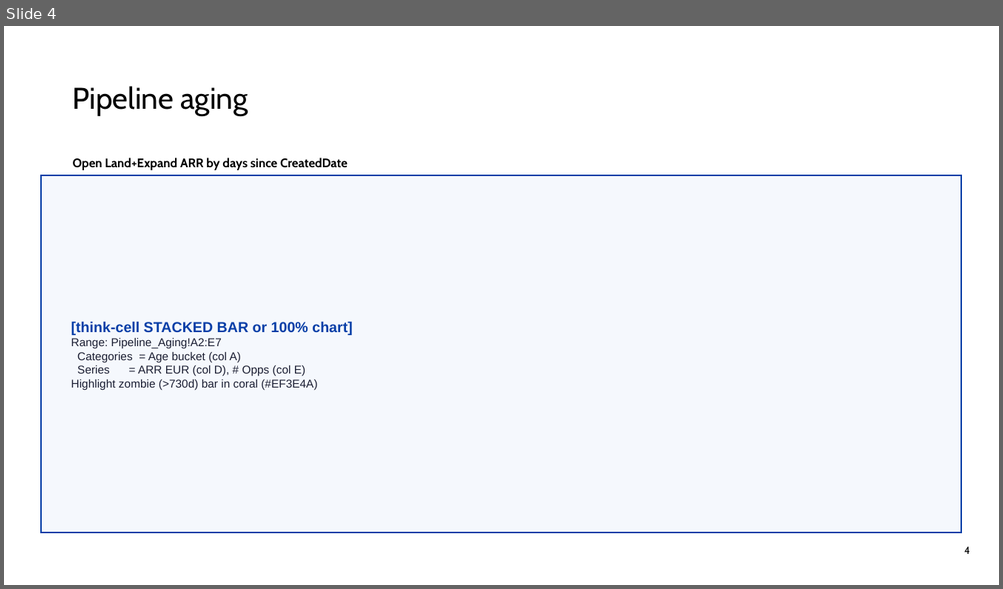
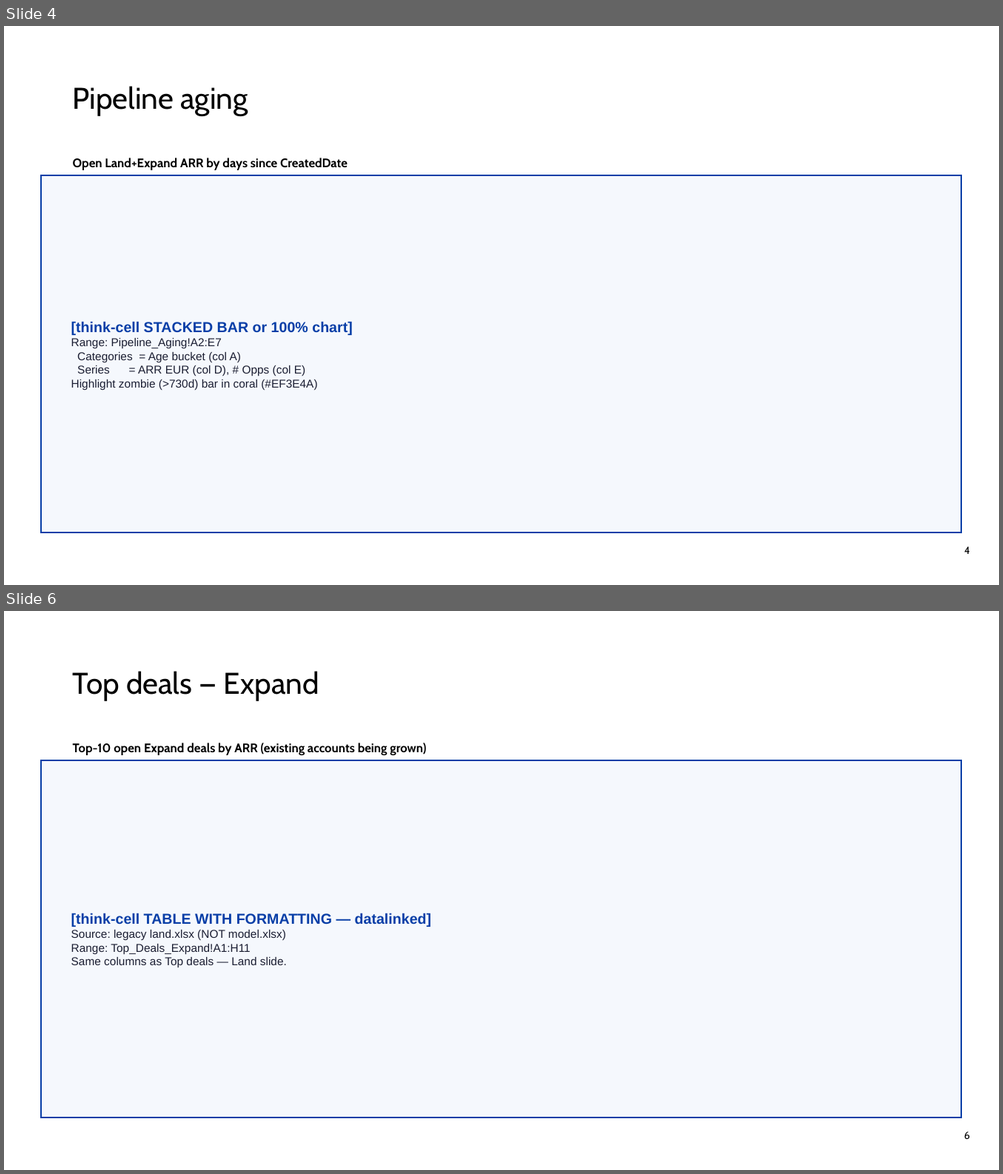
Before and after one commit to Andre-Profitt/sales-ops-copilot, a slide deck: assets/LAND_template.pptx. Shown one above the other, each under a label of ours: slide 4 before the commit, slides 4 and 6 after it; the slides between them are not shown. The pictures are 1003x589 and 1003x1174 pixels, drawn with LibreOffice and Linux fonts; fonts in the diff are those of the drawing; background and template pictures are left out. Boxes give left, top, right and bottom in pixels: in the first picture for what was removed or moved away, otherwise in the second. Text is boxed around its words. In the diff, an @@ line names an element or a change of style, - is before the commit and + after.

```diff
--- a/assets/LAND_template.pptx
+++ b/assets/LAND_template.pptx
@@ slide 6 added at (x1=4, y1=611, x2=999, y2=1170), background #FFFFFF; not listed: 1 template element that a slide beside it also shows @@
@@ text added at (x1=73, y1=671, x2=319, y2=701), 29 pt, text #000000 @@
+Top deals — Expand
@@ text added at (x1=73, y1=743, x2=426, y2=756), 12 pt, text #000000, bold @@
+Top-10 open Expand deals by ARR (existing accounts being grown)
@@ rectangle added at (x1=41, y1=760, x2=962, y2=1119), fill #F5F8FD, outline #083EA7 1.5 pt, 11 pt, text #1A1D31 @@
+[think-cell TABLE WITH FORMATTING — datalinked]
+Source: legacy land.xlsx (NOT model.xlsx)
+Range: Top_Deals_Expand!A1:H11
+Same columns as Top deals — Land slide.
```
Also in this commit, not shown: 4 other slides added, 1 slide removed, 2 other files.
